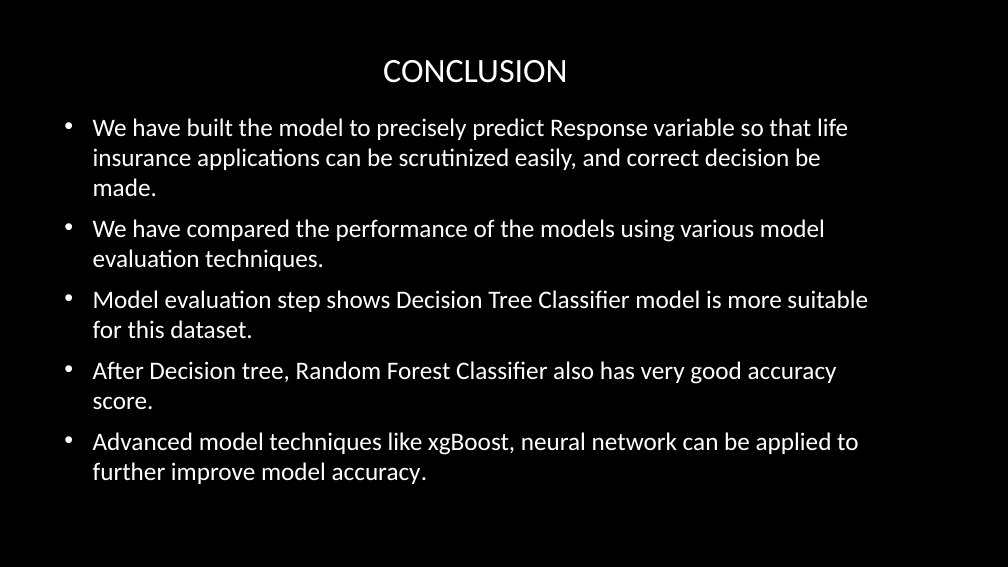
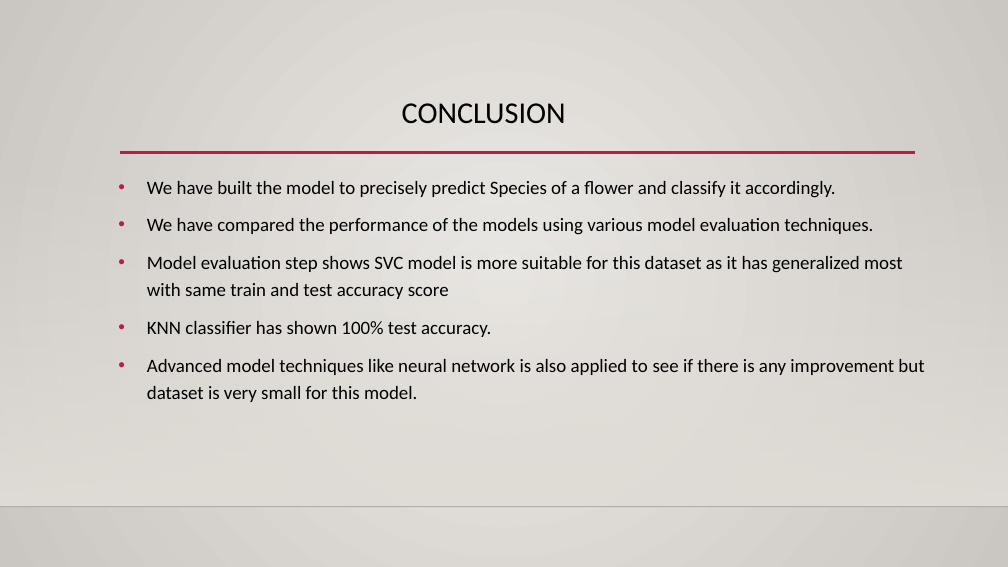
Before and after one commit to rajgupta-github/MachineLearning-with-Python, a slide deck: slide 16 of projects/IrisDataSetClassifier/MLIntermediate Project - Iris Classifier.pptx (slide 15 before the commit). Drawn at 1008x567 pixels with LibreOffice and Linux fonts; fonts in the diff are those of the drawing; background and template pictures are left out. Boxes give left, top, right and bottom in pixels: in the first picture for what was removed or moved away, otherwise in the second. Text is boxed around its words. In the diff, an @@ line names an element or a change of style, - is before the commit and + after.

```diff
--- a/projects/IrisDataSetClassifier/MLIntermediate Project - Iris Classifier.pptx
+++ b/projects/IrisDataSetClassifier/MLIntermediate Project - Iris Classifier.pptx
@@ background picture (left out) to gradient #ECEAE7 to #CAC7C1 @@
@@ title "CONCLUSION": place and size @@
-title "CONCLUSION" at box(383, 60, 567, 83)
+title "CONCLUSION" at box(402, 103, 566, 124)
@@ title "CONCLUSION" at box(402, 103, 566, 124): size 32.4 to 28.8 pt, text colour #FFFFFF to #000000; line spacing 1 to 0.9; vertical alignment middle to top @@
@@ rectangle added at box(0, 167, 1008, 507), fill gradient #DFDBD5 @@
@@ text "We have built the model ...": place and size @@
-text "We have built the model ..." at box(93, 118, 868, 484)
+text "We have built the model ..." at box(147, 181, 924, 402)
@@ text "We have built the model ..." at box(147, 181, 924, 402): vertical alignment middle to top @@
@@ line added from (120, 153) to (915, 153), #B71E42 2.5 pt @@
@@ text at box(147, 181, 836, 198): text changed; size 24 to 18 pt; text colour #FFFFFF to #000000 @@
-• We have built the model to precisely predict Response variable so that life insurance applications can be scrutinized easily, and correct decision be made.
+• We have built the model to precisely predict Species of a flower and classify it accordingly.
@@ text at box(147, 218, 873, 235): size 24 to 18 pt, text colour #FFFFFF to #000000 in "We have compared the performance of the ..."; line spacing 1 to 1.2; bullet colour #FFFFFF to #B71E42 @@
@@ text at box(147, 256, 924, 402): text changed; size 24 to 18 pt; text colour #FFFFFF to #000000 @@
-• Model evaluation step shows Decision Tree Classifier model is more suitable for this dataset.
-• After Decision tree, Random Forest Classifier also has very good accuracy score.
-• Advanced model techniques like xgBoost, neural network can be applied to further improve model accuracy.
+• Model evaluation step shows SVC model is more suitable for this dataset as it has generalized most with same train and test accuracy score
+• KNN classifier has shown 100% test accuracy.
+• Advanced model techniques like neural network is also applied to see if there is any improvement but dataset is very small for this model.
@@ line added from (0, 507) to (1008, 507), #000001 1 pt @@
```
Also in this commit, not shown: 9 other slides changed, 6 slides added, 5 slides removed, 6 other files.
